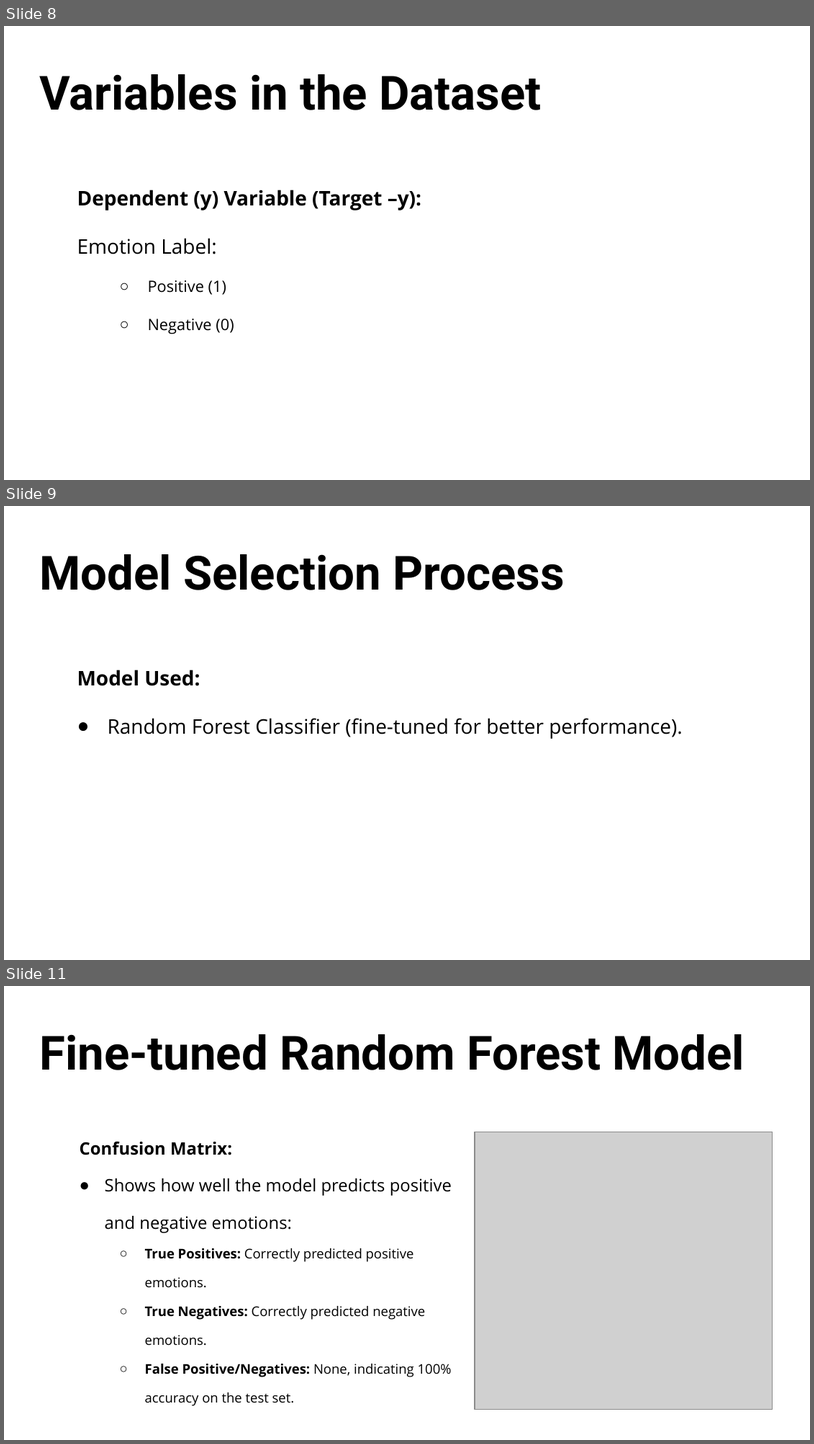
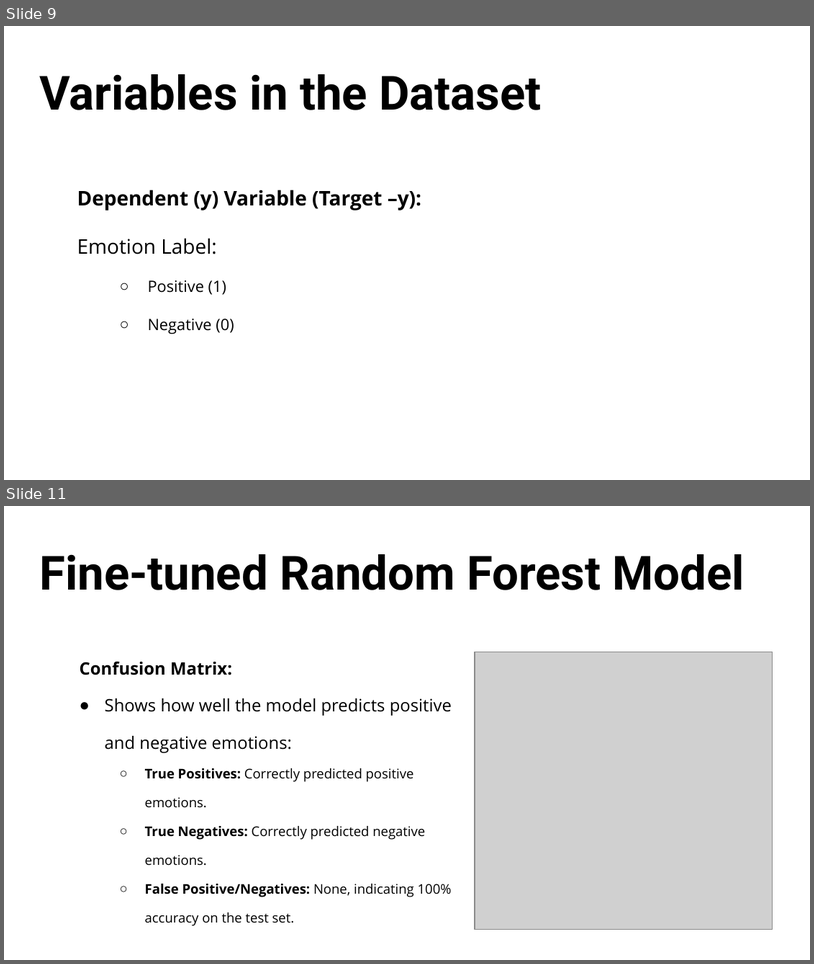
Before and after one commit to Ernawaty2024/handwriting_sentiment_classifier, a slide deck: Project 4.1.pptx. Shown one above the other, each under a label of ours: slides 8, 9 and 11 before the commit, slides 9 and 11 after it; the slides between them are not shown. The pictures are 814x1444 and 814x964 pixels, drawn with LibreOffice and Linux fonts; fonts in the diff are those of the drawing; grey boxes stand for pictures; background and template pictures are left out. Boxes give left, top, right and bottom in pixels: in the first picture for what was removed or moved away, otherwise in the second. Text is boxed around its words. In the diff, an @@ line names an element or a change of style, - is before the commit and + after.

```diff
--- a/Project 4.1.pptx
+++ b/Project 4.1.pptx
@@ slide 9 removed at [4,506,810,960], background picture (left out) @@
@@ title removed at [39,554,564,590] @@
-Model Selection Process
@@ text removed at [77,669,683,739] @@
-Model Used:
-● Random Forest Classifier (fine-tuned for better performance).
@@ what was slide 8 is now slide 9 @@
```
Also in this commit, not shown: 1 slide changed, 1 slide added, 1 other file.
